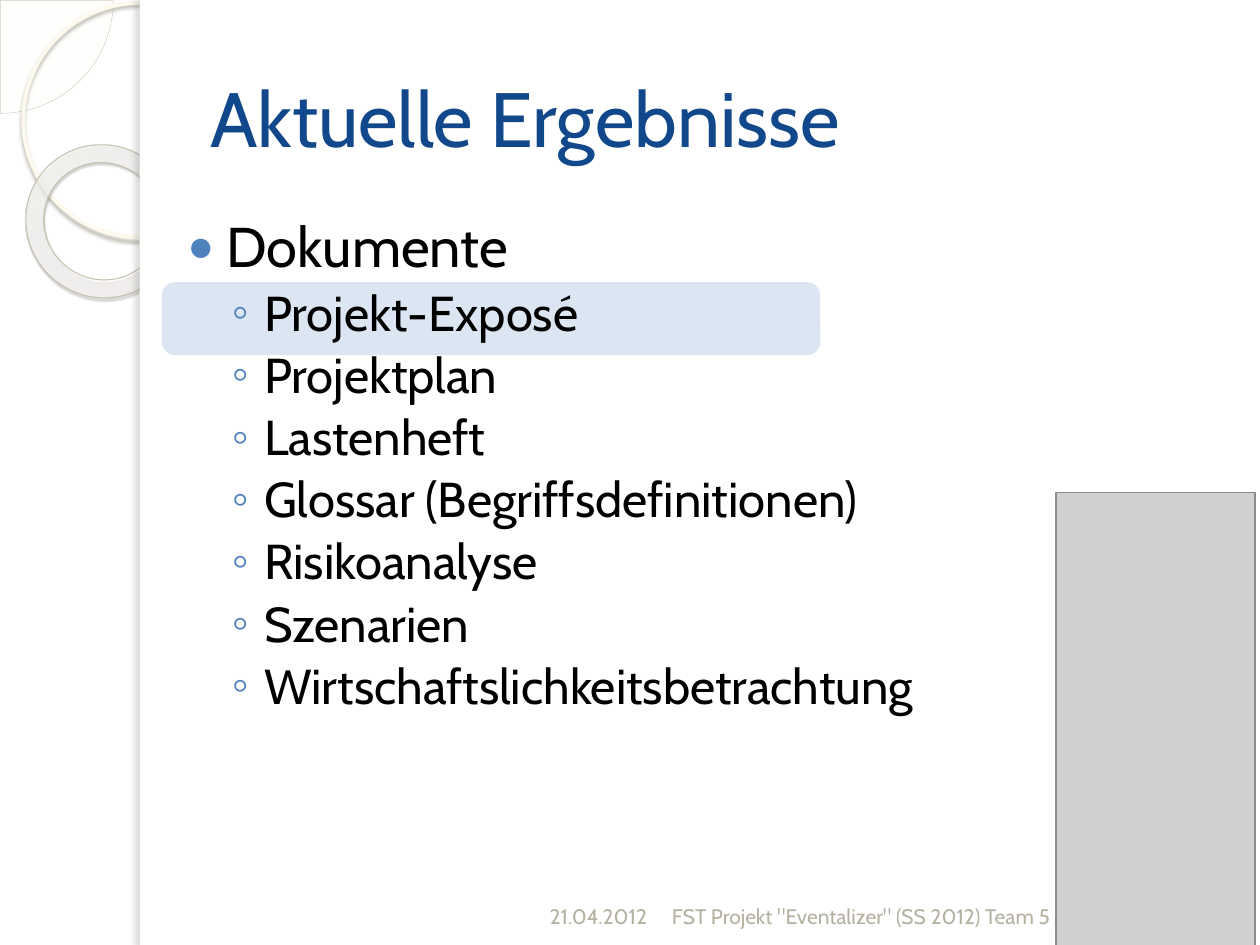
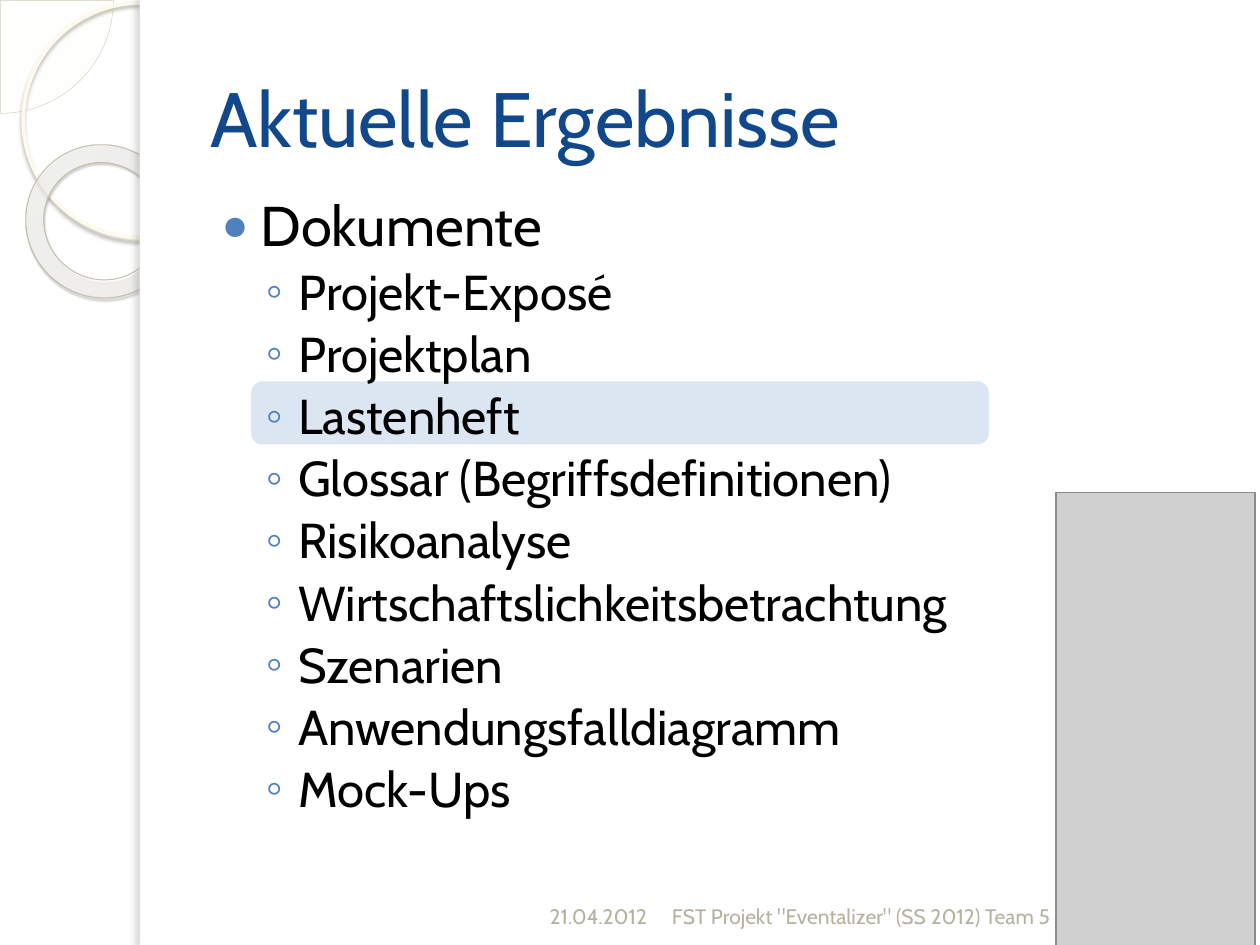
Before and after one commit to silkslostsoul/Eventalizer, a slide deck: slide 13 of Dokumente/Zwischenstand zum 2012-04-21_v2.pptx. Drawn at 1260x945 pixels with LibreOffice and Linux fonts; fonts in the diff are those of the drawing; grey boxes stand for pictures; background and template pictures are left out. Boxes give left, top, right and bottom in pixels: in the first picture for what was removed or moved away, otherwise in the second. Text is boxed around its words. In the diff, an @@ line names an element or a change of style, - is before the commit and + after.

```diff
--- a/Dokumente/Zwischenstand zum 2012-04-21_v2.pptx
+++ b/Dokumente/Zwischenstand zum 2012-04-21_v2.pptx
@@ text "Dokumente" moved from (x1=226, y1=225, x2=913, y2=715) to (x1=261, y1=204, x2=947, y2=818) @@
@@ rounded rectangle resized from (x1=164, y1=284, x2=819, y2=353) to (x1=253, y1=383, x2=988, y2=442) @@
@@ text at (x1=298, y1=584, x2=947, y2=632): paragraph added @@
+  ◦ Wirtschaftslichkeitsbetrachtung
@@ text at (x1=298, y1=708, x2=840, y2=818): text changed @@
-  ◦ Wirtschaftslichkeitsbetrachtung
+  ◦ Anwendungsfalldiagramm
+  ◦ Mock-Ups
```
Also in this commit, not shown: 20 other slides changed, 3 slides removed, 5 other files.
